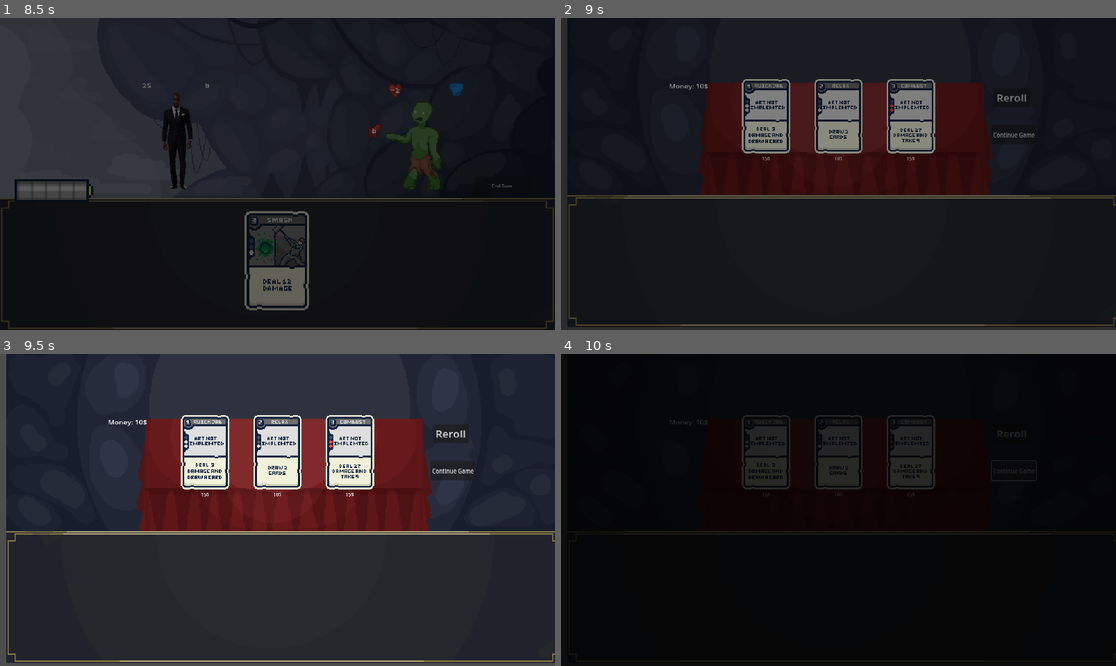
Above: before the commit, frames 1-4 (two rows, left to right).
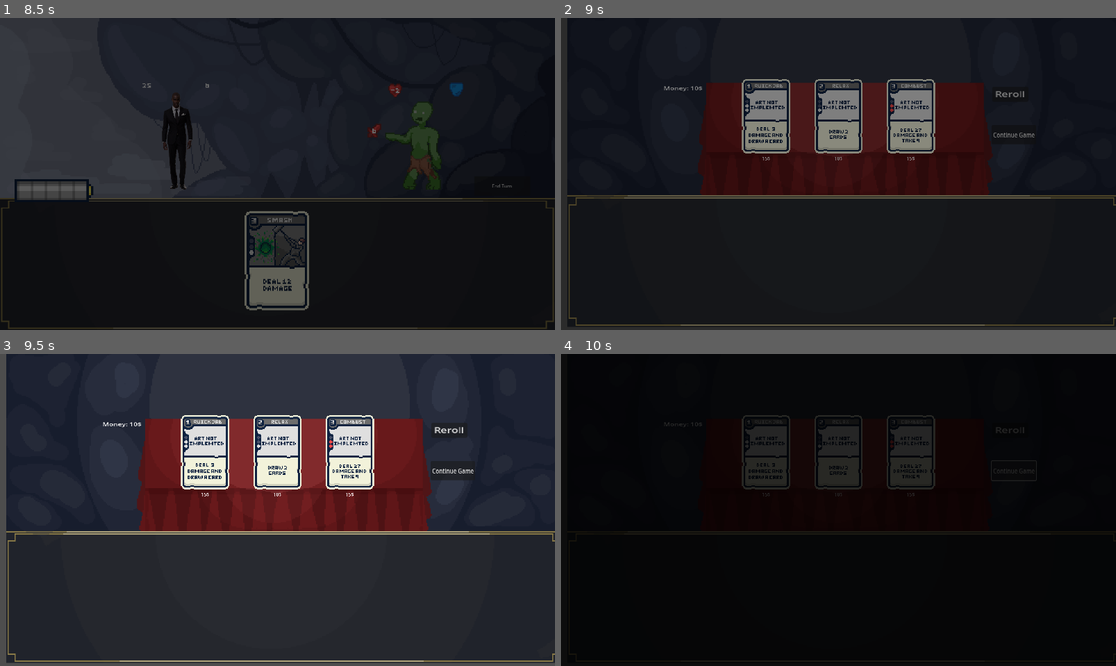
Above: after the commit, the same moments.

Repository: Fredeblok0912/Card_game
Game: Godot game, scene res://menu.tscn
Same seed, same stepped clock (60 frames per second), same inputs: the game is played once before the commit and once after it.
Inputs (mouse positions are in pixels of both pictures, inside the frame that each line leads up to):
- Up to frame 1 (8.5 s): click (155, 270) at 0.5 s; click "End Turn" at 1.25 s; move the mouse to (210, 261) at 2.02 s; hold Up (ui_up) 2.03-2.78 s; click (210, 261) at 2.17 s; move the mouse to (244, 261) at 2.77 s; hold Down (ui_down) 2.78-3.53 s; click (244, 261) at 2.92 s; move the mouse to (277, 261) at 3.52 s; hold Up (ui_up) 3.53-5.03 s; click (277, 261) at 3.67 s; click (277, 261) at 4.42 s; move the mouse to (149, 89) at 5.02 s; hold Down (ui_down) 5.03-7.28 s; click (149, 89) at 5.17 s; move the mouse to (205, 89) at 5.77 s; click (205, 89) at 5.92 s; tap Enter at 6.5 s; move the mouse to (394, 89) at 6.52 s; click (394, 89) at 6.67 s; move the mouse to (455, 89) at 7.27 s; hold Up (ui_up) from 7.28 s (still down); click (455, 89) at 7.42 s; move the mouse to (310, 261) at 8.02 s; click (310, 261) at 8.17 s
- Up to frame 2 (9 s): release Up (ui_up) at 8.75 s; click "Continue Game" at 8.75 s
- Up to frame 3 (9.5 s): no input
- Up to frame 4 (10 s): click "Continue Game" at 9.5 s

Frame 1 is identical in both runs. In frame 2, 0.2% of the frame differs, in the area x 18-84%, y 21-27%; in frame 3, 0.2%; in frame 4, less than 0.1%.

Commit message:
Move buttons in shop

Diff:
--- a/game.tscn
+++ b/game.tscn
@@ -35,10 +35,8 @@
 [ext_resource type="Script" path="res://enemy_intent_shield.gd" id="30_aa0lp"]
 [ext_resource type="Script" path="res://enemy_intent_damage.gd" id="32_082n1"]
 [ext_resource type="Texture2D" uid="uid://bs3vb37sxdhlg" path="res://Art/Symbols/Heal symbol.png" id="32_xex6t"]
-
-[ext_resource type="Script" uid="uid://6wyldqry43ag" path="res://enemy_intent_heal.gd" id="36_iu0sx"]
+[ext_resource type="Script" path="res://enemy_intent_heal.gd" id="36_iu0sx"]
 [ext_resource type="PackedScene" uid="uid://5gvarj6y6lxl" path="res://Screen transition.tscn" id="37_iu0sx"]
-
 
 [sub_resource type="AtlasTexture" id="AtlasTexture_boyg6"]
 atlas = ExtResource("9_iotsf")
--- a/shop.tscn
+++ b/shop.tscn
@@ -24,19 +24,19 @@
 anchor_top = -0.778
 anchor_right = -0.331
 anchor_bottom = -0.778
-offset_left = -586.0
-offset_top = -319.0
-offset_right = -518.0
-offset_bottom = -261.0
-scale = Vector2(1.52, 1.27588)
+offset_left = -605.0
+offset_top = -309.0
+offset_right = -537.0
+offset_bottom = -251.0
+scale = Vector2(1.52, 1.0331)
 metadata/_edit_use_anchors_ = true
 
 [node name="Button" type="Button" parent="Label"]
 layout_mode = 0
-offset_left = 738.816
-offset_top = 18.0267
-offset_right = 792.816
-offset_bottom = 49.0267
+offset_left = 748.026
+offset_top = 6.77571
+offset_right = 802.026
+offset_bottom = 37.7757
 scale = Vector2(1.52352, 1.62382)
 text = "Reroll"
 
